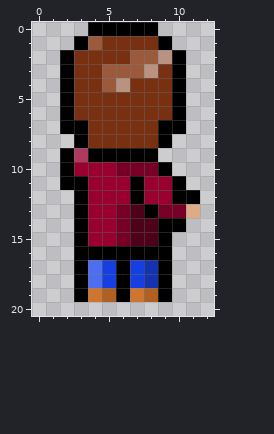
Two versions of one pixel-art sprite, Sprites/Player/playerstationaryupbasicattack1.png. Above is the file before it was changed.
The file is 13x21 pixels.
And afterwards:
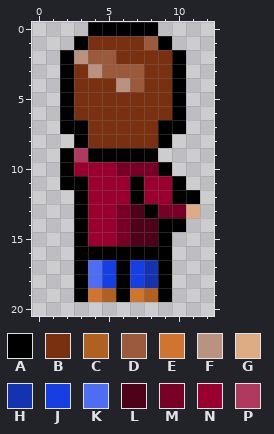
Palette (. is transparent): A #000000  B #783011  C #b06023  D #9c5a3c  E #cf7530  F #ba9280  G #ddac85  H #1333b0  J #163fe3  K #4d6ef3  L #4d021a  M #780026  N #990030  P #b0395f
What changed:
y 1: x 4 D -> B; x 8 B -> D
y 2: x 3..5 BBB -> FDD; x 7..9 DDF -> BBB
y 3: x 4 B -> F; x 8 F -> B
y 4: x 5 D -> B; x 7 B -> D
Where, in picture pixels (left, top, right, bottom), the same in both pictures:
changed: (74, 36, 172, 92)
